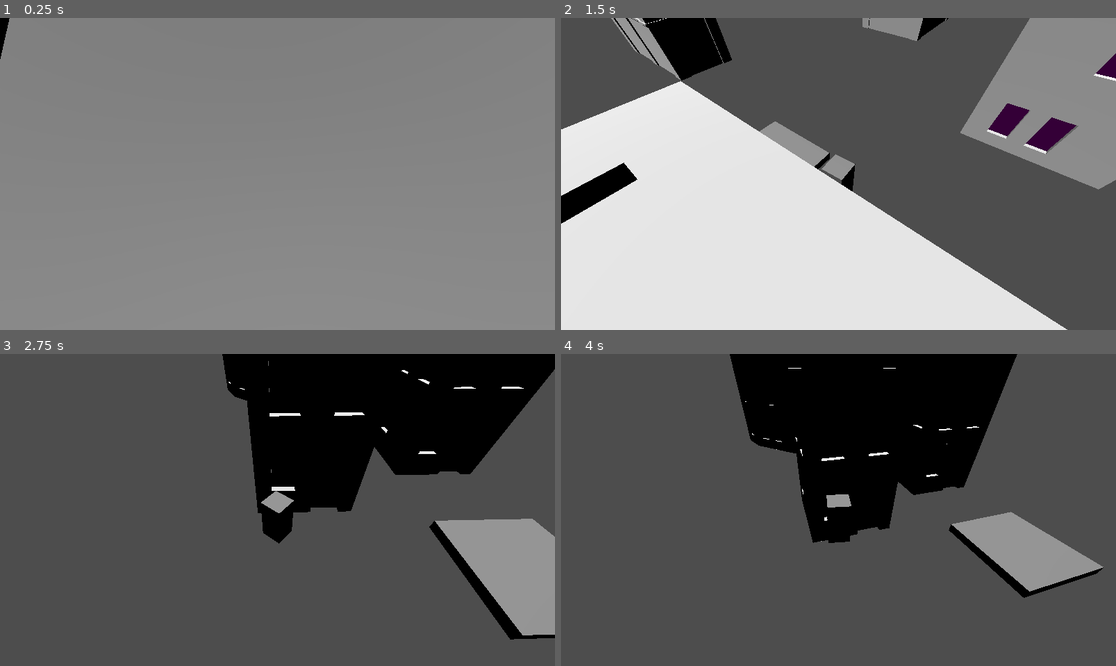
Above: before the commit, frames 1-4 (two rows, left to right).
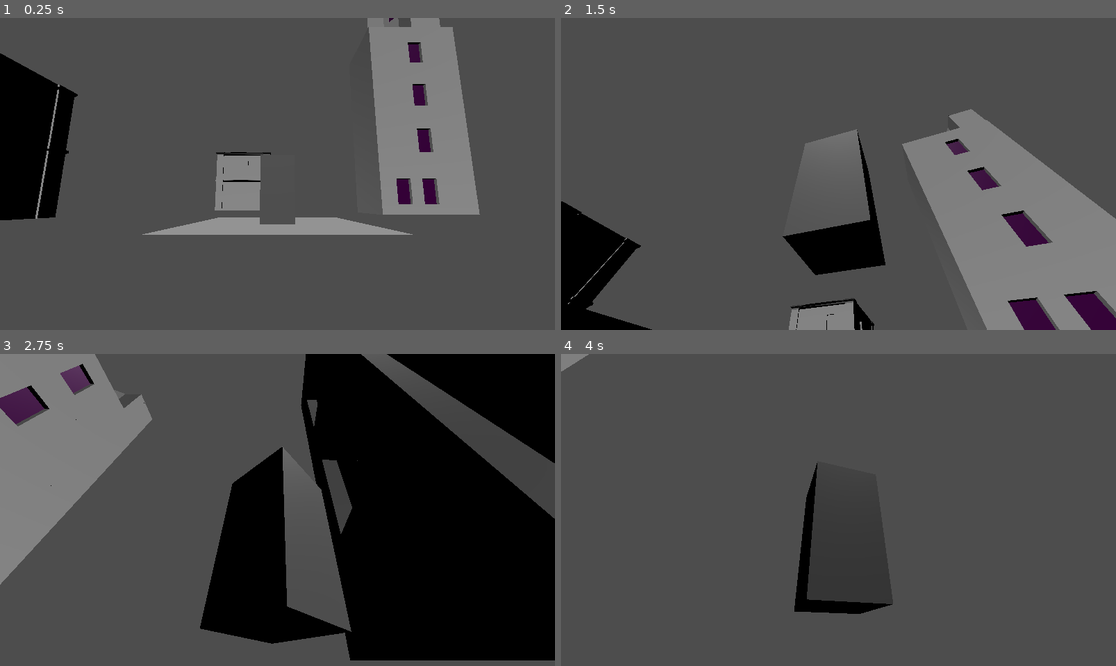
Above: after the commit, the same moments.

Repository: Paladinking/Trekorn
Game: Godot game, scene res://ScenesAndScripts/main.tscn
Same seed, same stepped clock (60 frames per second), same inputs: the game is played once before the commit and once after it.
Inputs:
- Up to frame 1 (0.25 s): no input
- Up to frame 2 (1.5 s): tap Enter at 0.5 s; hold D (go_right) 0.53-1.28 s; hold Up (look_down) 0.53-1.28 s; tap Space (jump) at 0.77, 1.07 s; tap Left (look_left) at 0.8, 1.35 s; hold S (go_backward) from 1.28 s (still down)
- Up to frame 3 (2.75 s): tap Space (jump) at 1.52, 1.82 s; tap Right (look_right) at 1.55 s; release S (go_backward) at 2.03 s; hold D (go_right) from 2.03 s (still down); hold Right (look_right) from 2.03 s (still down); tap Down (look_up) at 2.3 s
- Up to frame 4 (4 s): release D (go_right) at 2.78 s; release Right (look_right) at 2.78 s; hold W (go_forward) 2.78-3.53 s; tap Down (look_up) at 2.85 s; tap Space (jump) at 3.02, 3.32, 3.77 s; tap Alt (slow) at 3.05 s; hold A (go_left) from 3.53 s (still down); hold Alt (slow) from 3.53 s (still down); tap Shift (sprint, bound only after the commit) at 3.8 s

The runs differ from the first frame. In frame 1, 88% of the frame differs, in the area x 0-100%, y 0-100%; in frame 2, 73%; in frame 3, 49%; in frame 4, 25%.

Commit message:
big camera improvements

Diff:
--- a/ScenesAndScripts/Characters/player.gd
+++ b/ScenesAndScripts/Characters/player.gd
@@ -2,6 +2,7 @@
 
 
 const SPEED = 6.0
+const SPRINT_SPEED_MULT = 2
 const SLOW_DOWN_MULT = 0.5
 const ACCELERATION = 25.0
 const ACCELERATION_IN_AIR_MULT = 0.1
@@ -9,14 +10,15 @@
 const MAX_JUMP_TIME = 0.25
 var jumping = 0.0
 
-const CAMERA_MOVE_SPEED = 5
+#const CAMERA_MOVE_SPEED = 5
+const CAMERA_MOVE_SPEED = 2.5
 const CAMERA_MAX_DISTANCE = 10
 var camera_target_position = Vector3(0, 1.5, 0)
 const CAMERA_WALL_SAFETY_DIST = 1
 var camera_angle_y = 0
-var camera_angle_x = 0
-const CAMERA_ANGLE_X_MAX = deg_to_rad(90)
-const CAMERA_ANGLE_X_MIN = deg_to_rad(-15)
+var camera_angle_x = deg_to_rad(90)
+const CAMERA_ANGLE_X_MAX = deg_to_rad(179)
+const CAMERA_ANGLE_X_MIN = deg_to_rad(45)
 
 # Get the gravity from the project settings to be synced with RigidBody nodes.
 var gravity = ProjectSettings.get_setting("physics/3d/default_gravity")
@@ -38,12 +40,17 @@
 	#if is_on_floor():
 	var input_dir = Input.get_vector("go_left", "go_right", "go_forward", "go_backward")
 	var direction = (transform.basis * Vector3(input_dir.x, 0, input_dir.y)).rotated(Vector3.UP, camera_angle_y)
-	if Input.is_action_pressed("slow"):
-		direction *= SLOW_DOWN_MULT
-	var current_acc = ACCELERATION
+	var current_acceleration = ACCELERATION
 	if not is_on_floor():
-		current_acc *= ACCELERATION_IN_AIR_MULT
-	velocity = velocity.move_toward(direction * SPEED, delta * current_acc)
+		current_acceleration *= ACCELERATION_IN_AIR_MULT
+	var current_speed = SPEED
+	if Input.is_action_pressed("sprint"):
+		current_speed *= SPRINT_SPEED_MULT
+	elif Input.is_action_pressed("slow"):
+		current_speed *= SLOW_DOWN_MULT
+	velocity = velocity.move_toward(direction * current_speed, delta * current_acceleration)
+	if not direction.is_zero_approx():
+		$Model.rotation.y = -Vector3(velocity.x, 0, velocity.z).signed_angle_to(Vector3.RIGHT, Vector3.UP)
 
 	if Input.is_action_just_pressed("jump"):
 		if is_on_floor():
@@ -60,6 +67,7 @@
 				jump_direction = direction
 			velocity += jump_direction * JUMP_VELOCITY
 			velocity.y = JUMP_VELOCITY
+			$Model.rotation.y = -Vector3(velocity.x, 0, velocity.z).signed_angle_to(Vector3.RIGHT, Vector3.UP)
 
 	if not is_on_floor():
 		velocity.y -= gravity * delta
@@ -74,7 +82,6 @@
 		else:
 			jumping = 0.0
 
-	$Model.rotation.y = -Vector3(velocity.x, 0, velocity.z).signed_angle_to(Vector3.RIGHT, Vector3.UP)
 	#if velocity.is_zero_approx():
 		#$Model/AnimationPlayer.play("Idle")
 
@@ -83,33 +90,34 @@
 
 func _process(delta):
 	if Input.is_action_pressed("look_up") or Input.is_action_pressed("look_down") or \
-		Input.is_action_pressed("look_left") or Input.is_action_pressed("look_right"):
-		camera_angle_y += (Input.get_action_strength("look_left") - Input.get_action_strength("look_right")) * delta * CAMERA_MOVE_SPEED
+		Input.is_action_pressed("look_right") or Input.is_action_pressed("look_left"):
+		camera_angle_y -= (Input.get_action_strength("look_right") - Input.get_action_strength("look_left")) * delta * CAMERA_MOVE_SPEED
 		if camera_angle_y > 2 * PI:
 			camera_angle_y -= 2 * PI
 		elif camera_angle_y < -2 * PI:
 			camera_angle_y += 2 * PI
 
-		camera_angle_x += (Input.get_action_strength("look_down") - Input.get_action_strength("look_up")) * delta * CAMERA_MOVE_SPEED
+		camera_angle_x += (Input.get_action_strength("look_up") - Input.get_action_strength("look_down")) * delta * CAMERA_MOVE_SPEED
 		camera_angle_x = clamp(camera_angle_x, CAMERA_ANGLE_X_MIN, CAMERA_ANGLE_X_MAX)
 
 	#var rot_y = CAMERA_POSITION.rotated(Vector3.UP, camera_angle_y)
 	#$Camera.position = rot_y.rotated(Vector3.UP.cross(rot_y).normalized(), camera_angle_x)
-	$Camera.position = Vector3(sin(camera_angle_y), camera_angle_x, cos(camera_angle_y)).normalized() * CAMERA_MAX_DISTANCE
+	var camera_position = Vector3(
+		sin(camera_angle_x) * sin(camera_angle_y),
+		-cos(camera_angle_x),
+		sin(camera_angle_x) * cos(camera_angle_y)
+	) * CAMERA_MAX_DISTANCE
+	$Camera.position = camera_position
 	$Camera.look_at(global_position + camera_target_position)
-	$CameraRay.target_position = $Camera.position
+	$CameraRay.target_position = camera_position
 
 	if $CameraRay.is_colliding():
-		#print("Cam: ", $Camera.position)
-		#print("Col: ", $CameraRay.get_collision_point() - $CameraRay.global_position)
-		var camera_ray_collision_distance_squared = $CameraRay.position.distance_squared_to($CameraRay.get_collision_point() - $CameraRay.global_position)
-		#if camera_ray_collision_distance_squared < (CAMERA_MAX_DISTANCE + CAMERA_WALL_SAFETY_DIST) * (CAMERA_MAX_DISTANCE + CAMERA_WALL_SAFETY_DIST):
-		if camera_ray_collision_distance_squared < CAMERA_MAX_DISTANCE * CAMERA_MAX_DISTANCE:
-			var to_move_camera = CAMERA_MAX_DISTANCE - sqrt(camera_ray_collision_distance_squared)
-			#to_move_camera += CAMERA_WALL_SAFETY_DIST / (CAMERA_MAX_DISTANCE - (to_move_camera + CAMERA_WALL_SAFETY_DIST))
+		var collision_point = $CameraRay.get_collision_point() - $CameraRay.global_position + $CameraRay.position
+		var camera_ray_collision_distance = $CameraRay.position.distance_to($CameraRay.get_collision_point() - $CameraRay.global_position + $CameraRay.position)
+		if camera_ray_collision_distance < CAMERA_MAX_DISTANCE:
+			var to_move_camera = CAMERA_MAX_DISTANCE - camera_ray_collision_distance
+			to_move_camera += CAMERA_WALL_SAFETY_DIST * (1 - (CAMERA_MAX_DISTANCE - (to_move_camera + CAMERA_WALL_SAFETY_DIST)) / CAMERA_MAX_DISTANCE)
 			$Camera.position = $Camera.position.move_toward(camera_target_position, to_move_camera)
-			#if camera_angle_x < 0:
-				#$Camera.position.y += ($CameraRay.get_collision_point().y - $CameraRay.global_position.y) + CAMERA_WALL_SAFETY_DIST
 
 			if CAMERA_MAX_DISTANCE - to_move_camera < CAMERA_WALL_SAFETY_DIST:
 				$Model.hide()
@@ -117,3 +125,11 @@
 				$Model.show()
 	elif not $Model.is_visible_in_tree():
 		$Model.show()
+
+#var p = false
+
+func _unhandled_key_input(event):
+	#if event.is_pressed() and event.physical_keycode == KEY_P:
+		#p = !p
+		#print(p)
+	pass
--- a/project.godot
+++ b/project.godot
@@ -57,7 +57,7 @@
 "events": [Object(InputEventKey,"resource_local_to_scene":false,"resource_name":"","device":-1,"window_id":0,"alt_pressed":false,"shift_pressed":false,"ctrl_pressed":false,"meta_pressed":false,"pressed":false,"keycode":0,"physical_keycode":32,"key_label":0,"unicode":32,"echo":false,"script":null)
 ]
 }
-run={
+sprint={
 "deadzone": 0.5,
 "events": [Object(InputEventKey,"resource_local_to_scene":false,"resource_name":"","device":-1,"window_id":0,"alt_press …(182 unchanged characters)…
 ]
